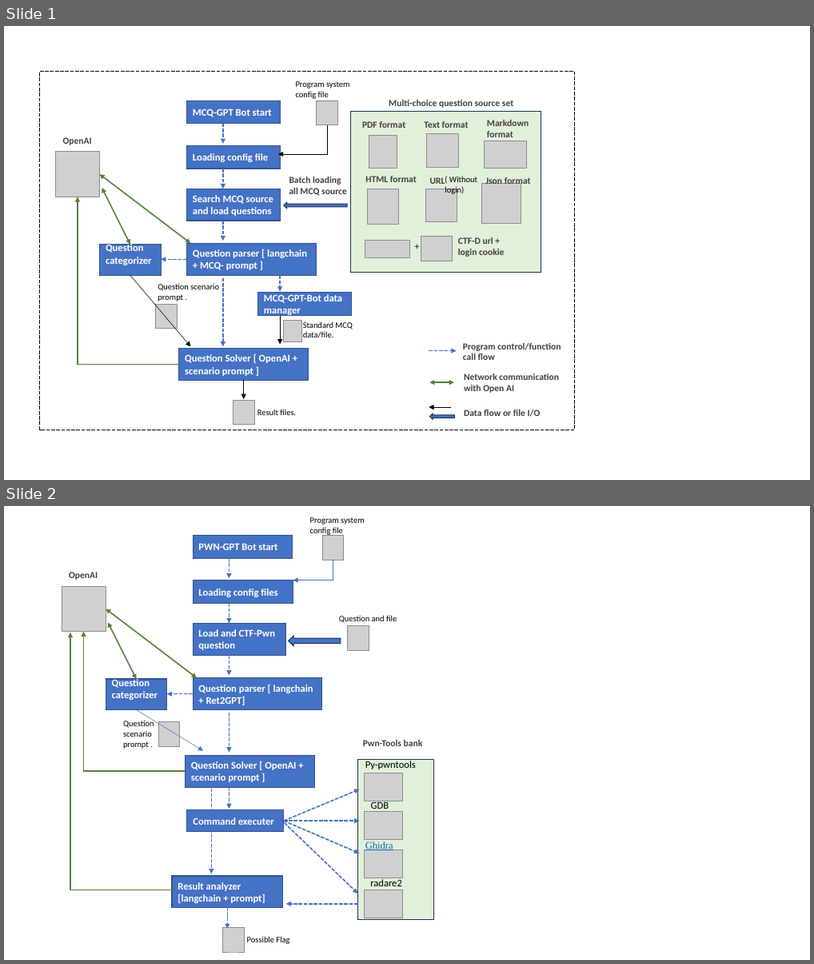
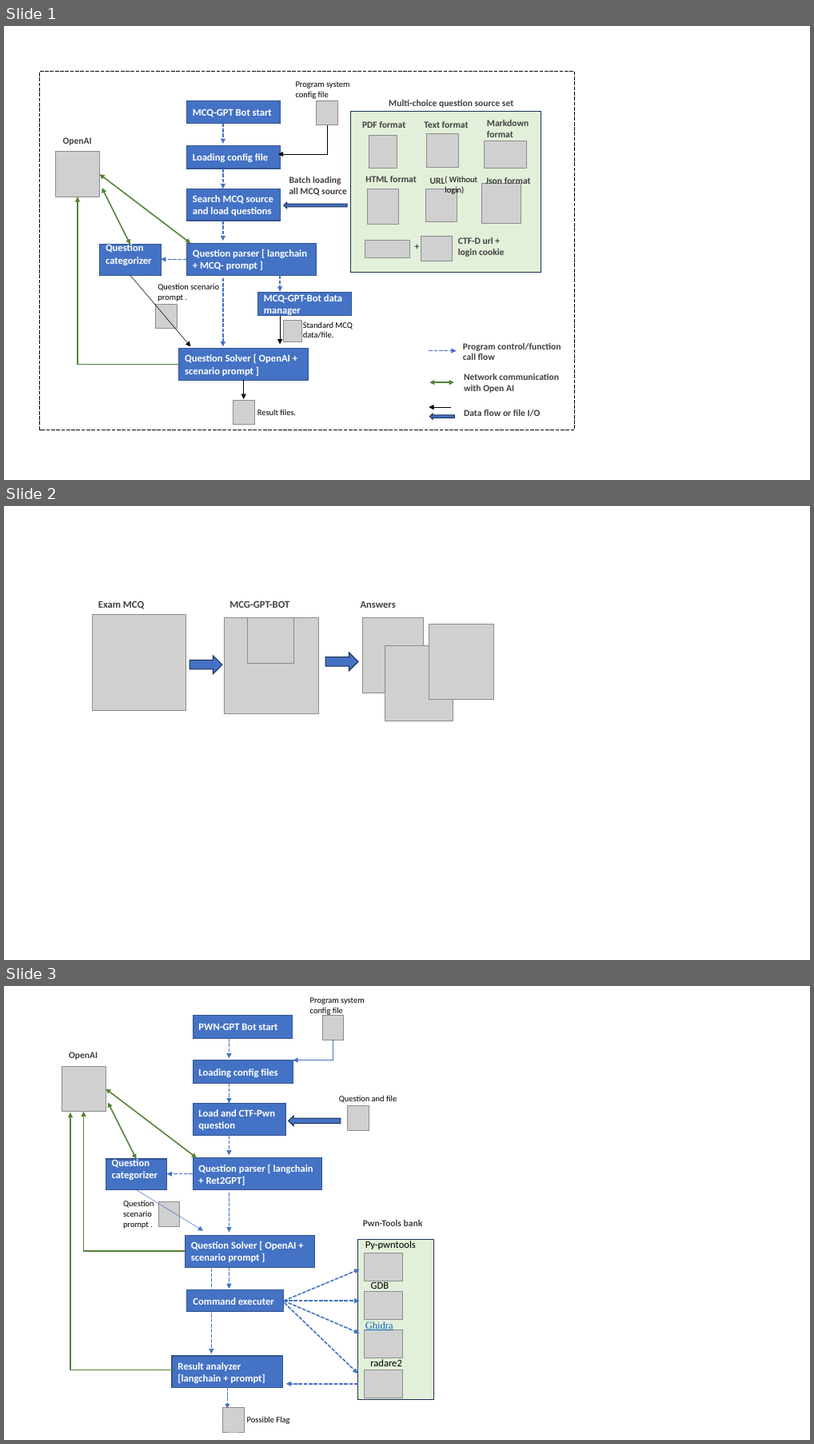
Before and after one commit to LiuYuancheng/MCQ-GPT-Bot, a slide deck: doc/designDoc.pptx. Shown one above the other, each under a label of ours: slides 1 and 2 before the commit, slides 1, 2 and 3 after it. The pictures are 814x964 and 814x1444 pixels, drawn with LibreOffice and Linux fonts; fonts in the diff are those of the drawing; grey boxes stand for pictures. Boxes give left, top, right and bottom in pixels: in the first picture for what was removed or moved away, otherwise in the second. Text is boxed around its words. In the diff, an @@ line names an element or a change of style, - is before the commit and + after.

```diff
--- a/doc/designDoc.pptx
+++ b/doc/designDoc.pptx
@@ slide 2 added at [4,506,810,960], background #FFFFFF @@
@@ text added at [98,600,144,609], 12 pt, text #404040, bold @@
+Exam MCQ
@@ text added at [230,600,290,608], 12 pt, text #404040, bold @@
+MCG-GPT-BOT
@@ text added at [361,601,396,608], 12 pt, text #404040, bold @@
+Answers
@@ picture added at [92,614,186,710] @@
@@ picture added at [224,618,319,713] @@
@@ picture added at [247,618,294,664] @@
@@ picture added at [362,618,423,693] @@
@@ picture added at [430,624,494,699] @@
@@ picture added at [386,646,454,720] @@
@@ right arrow added at [190,656,222,673], fill #4472C4, outline #1E3256 1 pt @@
@@ right arrow added at [326,652,358,671], fill #4472C4, outline #1E3256 1 pt @@
@@ what was slide 2 is now slide 3 @@
```
Also in this commit, not shown: 2 other files.
